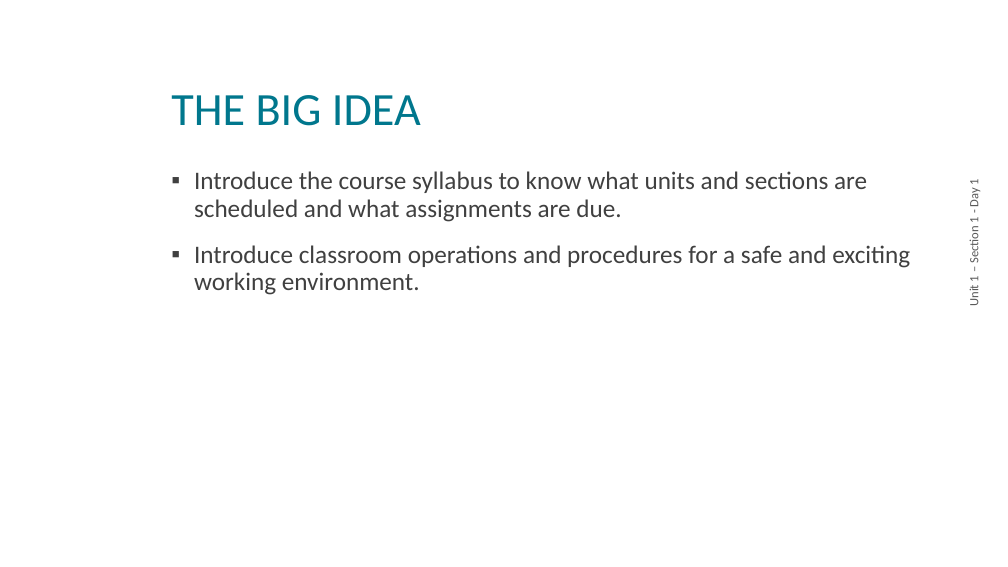
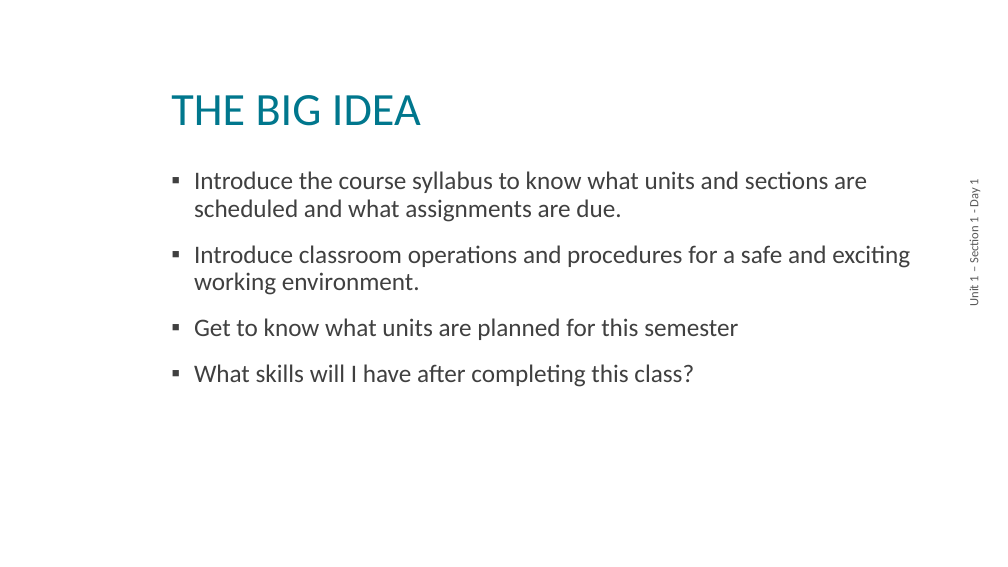
Before and after one commit to nickvertucci/Technology-Education-Curriculum, a slide deck: slide 3 of High School/Modern Electricity and Electronics/Unit 1 - Introduction, Safety & Design Process/Section 1 - Syllabus Overview and Classroom Operation/Assets/Unit 1 - Section 1 - Syllabus.pptx. Drawn at 1008x567 pixels with LibreOffice and Linux fonts; fonts in the diff are those of the drawing; background and template pictures are left out. Boxes give left, top, right and bottom in pixels: in the first picture for what was removed or moved away, otherwise in the second. Text is boxed around its words. In the diff, an @@ line names an element or a change of style, - is before the commit and + after.

```diff
--- a/High School/Modern Electricity and Electronics/Unit 1 - Introduction, Safety & Design Process/Section 1 - Syllabus Overview and Classroom Operation/Assets/Unit 1 - Section 1 - Syllabus.pptx
+++ b/High School/Modern Electricity and Electronics/Unit 1 - Introduction, Safety & Design Process/Section 1 - Syllabus Overview and Classroom Operation/Assets/Unit 1 - Section 1 - Syllabus.pptx
@@ text at <box>194,318,738,387</box>: paragraphs added @@
+▪ Get to know what units are planned for this semester
+▪ What skills will I have after completing this class?
```
Also in this commit, not shown: 3 other slides changed, 4 other files.
